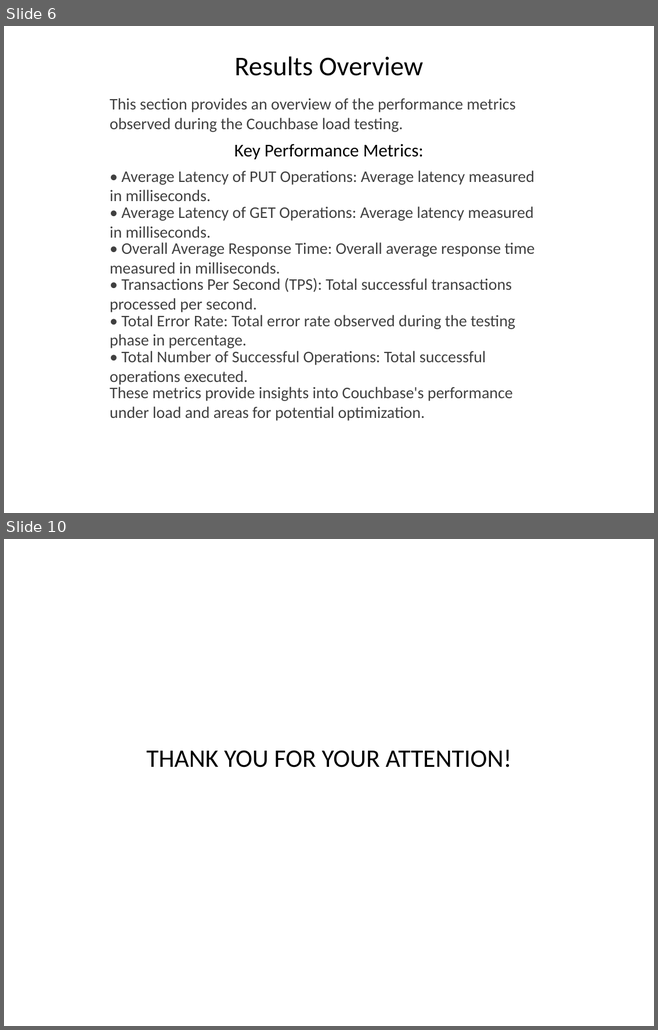
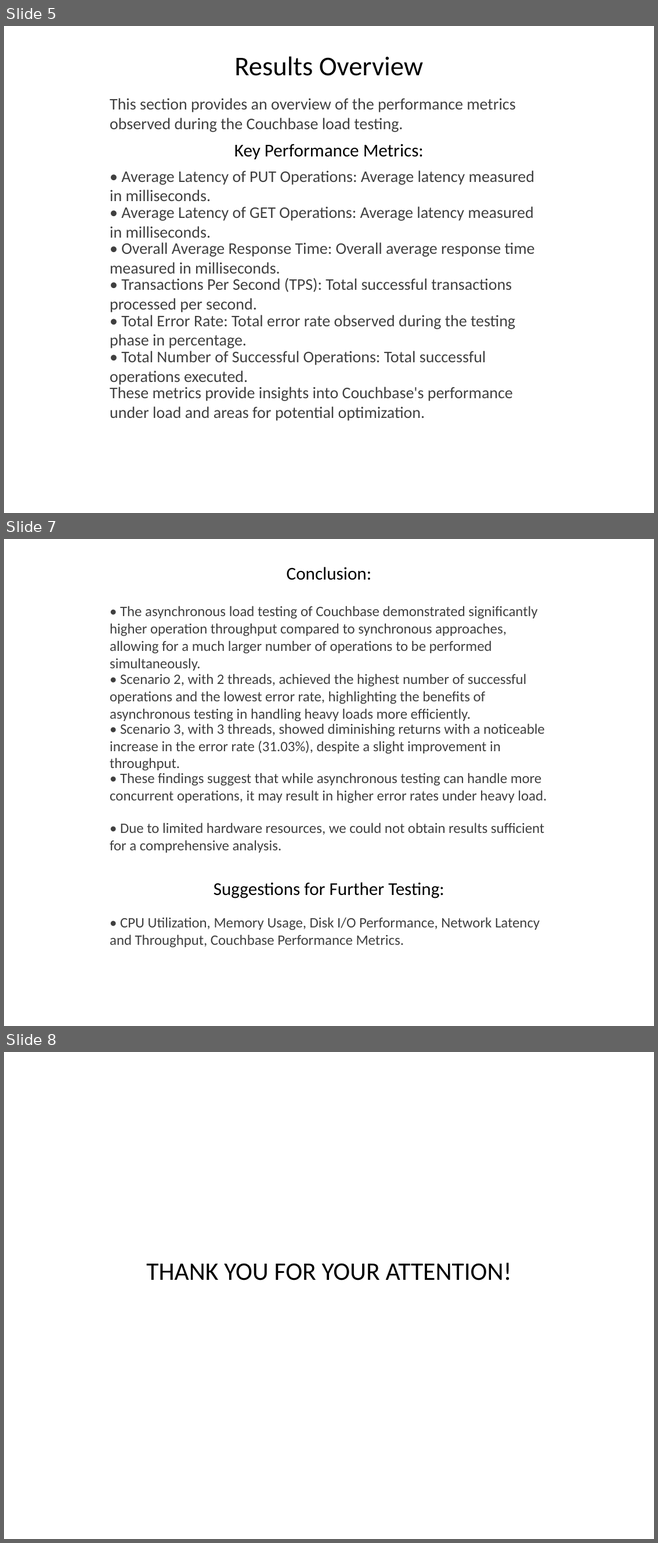
Before and after one commit to Daniel-Kleyman/couchbaseloadtester, a slide deck: couchbaseReport.pptx. Shown one above the other, each under a label of ours: slides 6 and 10 before the commit, slides 5, 7 and 8 after it; the slides between them are not shown. The pictures are 658x1030 and 658x1543 pixels, drawn with LibreOffice and Linux fonts; fonts in the diff are those of the drawing. Boxes give left, top, right and bottom in pixels: in the first picture for what was removed or moved away, otherwise in the second. Text is boxed around its words. In the diff, an @@ line names an element or a change of style, - is before the commit and + after.

Commit message:
Initial commit for the async-couchbase-test branch, including the fully implemented asynchronous Couchbase Load Tester application.

```diff
--- a/couchbaseReport.pptx
+++ b/couchbaseReport.pptx
@@ slide 7 added at (4,539,654,1026), background #FFFFFF @@
@@ text added at (286,567,371,580), 20 pt, text #000000 @@
+Conclusion:
@@ text added at (110,606,537,671), 16 pt, text #404040 @@
+• The asynchronous load testing of Couchbase demonstrated significantly higher operation throughput compared to synchronous approaches, allowing for a much larger number of operations to be performed simultaneously.
@@ text added at (110,674,527,722), 16 pt, text #404040 @@
+• Scenario 2, with 2 threads, achieved the highest number of successful operations and the lowest error rate, highlighting the benefits of asynchronous testing in handling heavy loads more efficiently.
@@ text added at (110,723,545,771), 16 pt, text #404040 @@
+• Scenario 3, with 3 threads, showed diminishing returns with a noticeable increase in the error rate (31.03%), despite a slight improvement in throughput.
@@ text added at (110,773,546,803), 16 pt, text #404040 @@
+• These findings suggest that while asynchronous testing can handle more concurrent operations, it may result in higher error rates under heavy load.
@@ text added at (110,823,544,853), 16 pt, text #404040 @@
+• Due to limited hardware resources, we could not obtain results sufficient for a comprehensive analysis.
@@ text added at (213,882,444,899), 20 pt, text #000000 @@
+Suggestions for Further Testing:
@@ text added at (110,917,539,948), 16 pt, text #404040 @@
+• CPU Utilization, Memory Usage, Disk I/O Performance, Network Latency and Throughput, Couchbase Performance Metrics.
@@ what was slide 6 is now slide 5 @@
@@ what was slide 10 is now slide 8 @@
```
Also in this commit, not shown: 2 slides changed, 1 other slide added, 4 slides removed, 12 other files.
